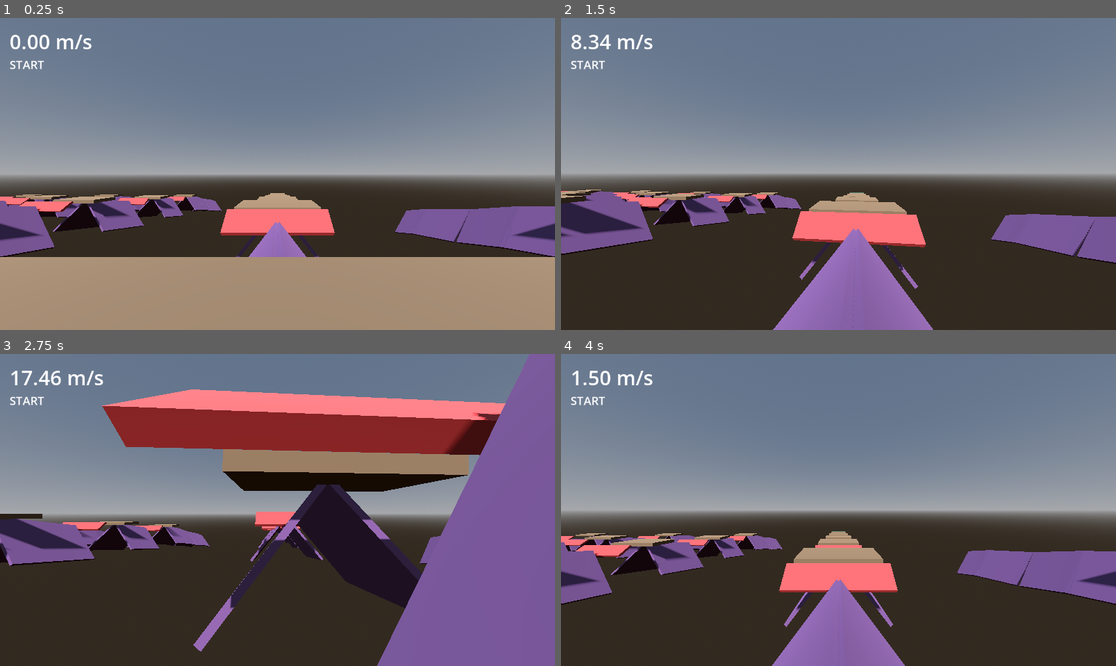
Above: before the commit, frames 1-4 (two rows, left to right).
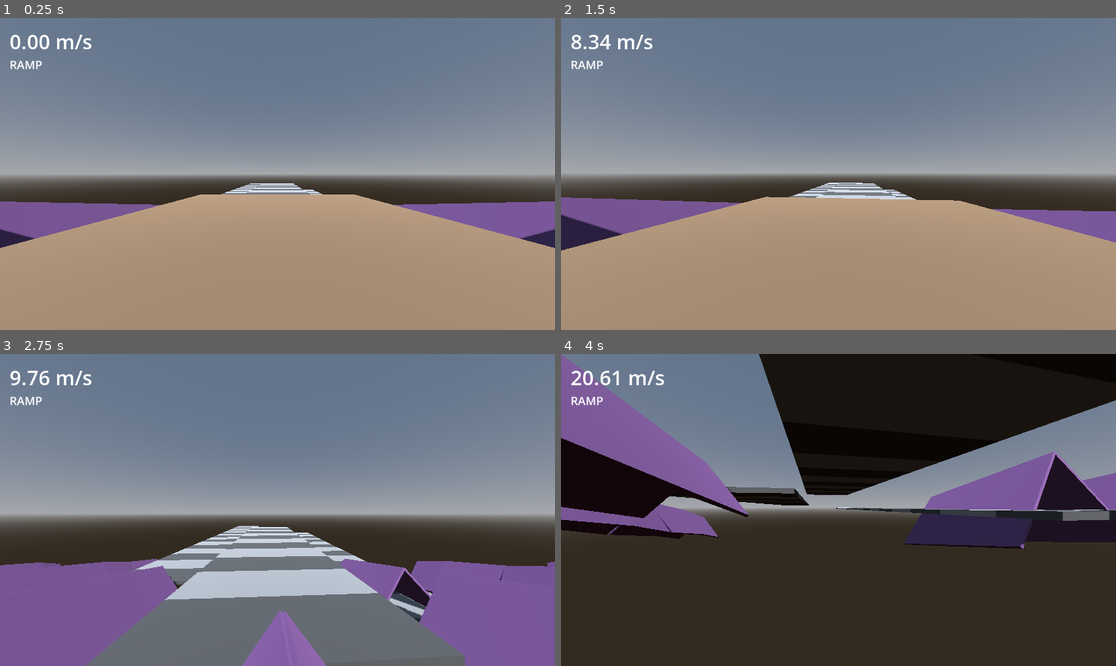
Above: after the commit, the same moments.

Repository: Crawford-Young/what-is-dark
Game: Godot game, scene res://scenes/surf_lab.tscn
Two runs of this game, one before a commit and one after it. Both use one fixed random seed, a clock stepped at 60 frames per second and the inputs below. This scene is started directly instead of the project's main scene.
Inputs (mouse positions are in pixels of both pictures, inside the frame that each line leads up to):
- Up to frame 1 (0.25 s): no input
- Up to frame 2 (1.5 s): tap Enter at 0.5 s; move the mouse to (866, 174) at 0.52 s; hold Space (jump) 0.53-1.28 s; hold W (move_forward) from 0.53 s (still down); click (866, 174) at 0.67 s; move the mouse to (810, 174) at 1.27 s; tap Q (glance) at 1.35 s
- Up to frame 3 (2.75 s): keep holding W (move_forward); tap Space (jump) at 1.52, 1.55, 1.82, 2.3 s; move the mouse to (288, 503) at 2.02 s; hold Shift from 2.03 s (still down)
- Up to frame 4 (4 s): keep holding W (move_forward); move the mouse to (832, 516) at 2.77 s; release Shift at 2.78 s; tap Alt at 2.85 s; click (832, 516) at 2.92 s; tap Space (jump) at 3.02, 3.05, 3.32 s; move the mouse to (877, 513) at 3.52 s; hold Space (jump) from 3.53 s (still down); tap Ctrl at 3.6 s

The runs differ from the first frame. In frame 1, 17% of the frame differs, in the area x 0-100%, y 13-77%; in frame 2, 40%; in frame 3, 62%, in the area x 0-100%, y 0-100%; in frame 4, 54%.

Commit message:
feat: cs-surf rework - range rig, transfer rig, kicker retirement
Surf lab redesigned from the authored 5-ramp hop chain to a
measurement-first rig set (issues #8/#10 + addendum, #12):

- Kickers removed from the lab entirely: a 42deg plate off a 12deg
  spine is a 54deg direction change retaining ~cos(54deg) ~= 0.59 of
  speed (measured 11 vs law 17 m/s). Kickers become a deliberate
  speed-kill tool for course design, never a default terminator
  (user ruling, issue #10).
- Transfers are CS-surf style: fly off the ramp end carrying full
  velocity, no jump input, land on the next ramp's face.
- Range rig: two lanes (RAMP 3.0 m drop at x=0, RAMP-L 9.9 m drop at
  x=-30), each runway + one ramp + 120/200 m striped landing field.
  Gap authoring now uses measured flight data only, never predicted
  range (three consecutive prediction models missed the ride).
- Transfer rig (XFER at x=30): two 6.0 m-drop ramps, 8.0 m gap,
  entry 2.0 m below lip, wide (half-width 10) catch ramp, catch
  floor under the gap, striped field past lip-2. Measured 24/25
  transfer success, retention ~= 1.0 at ~33 m/s (issue #12).
- Seam arrays: band lead-ins are single continuous ramps joined
  lip-to-lip (Band A 3.0 m, Band B 9.9 m -> 27.17 m/s exact), no
  kicker termination.
- Entry pads sit flush at ramp entries (issue #9 fix); N/P station
  cycling covers RAMP, RAMP-L, XFER + 12 seam stations.

Co-Authored-By: Claude Fable 5 <noreply@anthropic.com>

Diff:
--- a/scripts/surf_lab.gd
+++ b/scripts/surf_lab.gd
@@ -1,12 +1,21 @@
 extends Node3D
-## Surf lab: T3 hop-chain array -- 5 kicker-terminated ramps, each a steep-FACE
-## trough (momentum_lab.gd _ramp_pair style) descending RAMP_DROP along a
-## shallow SPINE_PITCH_DEG spine, separated by air-transfer gaps computed from
-## the T3 law so each transfer lands cleanly on the next ramp's entry pad.
+## Surf lab: a range rig (one runway, one ramp, one striped landing field) plus
+## the T2 seam-sweep arrays. The rig measures real flight distance -- the
+## player flies off the ramp's lip carrying full velocity (no kicker) and
+## reads how far they land off the field's distance stripes; a real hop
+## chain's gaps get authored from THAT measured data later, never from a
+## law-predicted range (range-rig ruling, 2026-08-02, supersedes the earlier
+## 5-ramp ballistic-transfer chain).
 ## Station cycling follows the momentum_lab pattern (there N/1/2/3, here N/P).
 ## Keys: N/P = next/previous station.
 
 ## T3 law: exit = ETA * sqrt(v_in^2 + 2 * GRAVITY * drop); GRAVITY 35.2 -> 70.4 factor.
+## Still governs every ramp's exit speed (the range rig's single ramp included) --
+## only the CHAIN geometry between ramps has changed across rulings. Kickers
+## REMOVED 2026-08-02 (feel gate): a 42deg plate off a 12deg spine is a 54deg
+## direction change, and clip retains only ~cos(54deg) ~= 0.59 of speed --
+## measured 11 vs law 17 m/s. Kickers are now a deliberate speed-kill tool for
+## future course design, never used in this lab.
 const ETA := 0.95
 const FACE_ANGLE_DEG := 51.34   # ramp face steepness (surfable: |normal.y| = cos(51.34deg) ~ 0.62,
 								 # above FLOOR_LIMIT_DEG 38 so it classifies wall, and >> RIDE_MAX_NORMAL_Y
@@ -14,20 +23,20 @@
 const SPINE_PITCH_DEG := 12.0   # along-path descent (T3: "~12 deg along-path descent")
 const RAMP_DROP := 3.0          # m vertical drop per ramp -> path = DROP / sin(12deg) = 14.43 m,
 								 # above the T3 12 m path-length design floor by construction
-const GAP_FRACTION := 0.65      # authored gap = fraction of the 0.755*h_speed ceiling, cut from
-								 # 0.85 after the 2026-08-02 hop feel gate (measured exits ~11-13 m/s h
-								 # vs law 16.94; probe-verified)
-const N_HOP_RAMPS := 5
+const BAND_B_LEADIN_DROP := 9.9 # single-ramp Band B lead-in drop (law: 0.95*sqrt(11^2+70.4*9.9)
+								 # = 27.17, replaces the old 4-ramp kicker-terminated chain)
 const FACE_FORWARD := Vector3(0.0, 0.0, -1.0)
 
-const KICKER_ANGLE_DEG := 42.0  ## same value + reasoning as momentum_lab.gd KICKER_ANGLE:
-## 4deg steeper than FLOOR_LIMIT_DEG (38, scripts/player.gd) so wall/floor classification
-## never grazes the boundary -- reused as-is, not re-tuned (that's feel-gate scope, later).
 const HALF_WIDTH := 6.0         ## hop-chain trough half-width (narrower than momentum_lab's
 ## 18 m surf run -- this is a single-line hop chain, not a wide carve field).
-const PAD_CLEARANCE := 0.5      ## entry pads sit above the ramp entry centreline (3b #15).
+const PAD_CLEARANCE := 0.5      ## entry pads sit above the ramp entry centreline (3b #15);
+## pads end FLUSH at the ramp entry (fixed 2026-08-02 -- a ramp starting at its pad's
+## CENTER buried the pad's far half under the trough's top; ramps now start at the
+## pad's far edge, jump distances unchanged, only the ramp start shifted).
 const PAD_LEN := 6.0            ## entry-pad z-length, widened 4.0 -> 6.0 at the same 2026-08-02
-## feel gate -- landing window vs void on both sides.
+## feel gate -- landing window vs void on both sides. Under CS-surf transfers every
+## runway pad is a STATION SPAWN ONLY, never a landing target -- the ballistic arc
+## clears each pad by ~3.4 m at its near edge and lands on the next ramp's trough.
 
 ## T2 seam array (R1 #23 sanctioned rig): lip-to-lip ramp seams swept across a
 ## spine-pitch delta, at two entry-speed bands. Face angle stays FACE_ANGLE_DEG
@@ -49,7 +58,7 @@
 var _probe_cluster_label := ""
 var _probe_seam_lips: Array = []  # [{"id": "A-5°#1", "pos": Vector3}, ...]
 
-var STATIONS: Array = []  ## populated by _build_hop_chain(): [{"label","spawn","face"}, ...]
+var STATIONS: Array = []  ## populated by _build_range_rig() + _build_seam_array(): [{"label","spawn","face"}, ...]
 
 @onready var _player: Player = $Player
 @onready var _speed_label: Label = $HUD/SpeedLabel
@@ -57,7 +66,8 @@
 
 
 func _ready() -> void:
-	_build_hop_chain()
+	_build_range_rig()
+	_build_transfer_lane()
 	_build_seam_array()
 	_kill_y = _lowest_geometry_y - 10.0  # recomputed from the FINAL built geometry (T1's
 	## builder rule) -- Band B's lead-in alone descends ~12 m, R1 #14.
@@ -104,107 +114,165 @@
 	_probe_tick = 0  ## DEBUG PROBE — remove before gates
 
 
-## Builds the 5-ramp hop chain per the T3 law above: each ramp's exit speed
-## feeds the next ramp as entry speed, the horizontal component of that exit
-## speed (never total speed -- parent spec 5.1 rule 1) sets the transfer gap
-## via GAP_FRACTION * 0.755 * h_i. Gaps: 8.3 / 10.3 / 11.8 / 13.0 / 14.1 m,
-## monotonic by construction (asserted below, T1 Step 1 requirement).
-func _build_hop_chain() -> void:
-	var path_len := RAMP_DROP / sin(deg_to_rad(SPINE_PITCH_DEG))
+## Range rig (replaces the 5-ramp authored chain, 2026-08-02 ruling round 4):
+## two lanes -- the standard 3.0 m ramp (station "RAMP", x=0) and a long lane
+## using the Band B lead-in drop (9.9 m, station "RAMP-L", x=-30, to
+## demonstrate max flight) -- each a runway + one ramp + an open striped
+## landing field. The player flies off the lip carrying full velocity (no
+## kicker, no authored gap) and reads their flight distance straight off the
+## stripes; a real hop chain's gaps get authored from THAT measured data
+## later, never from a law-predicted range.
+func _build_range_rig() -> void:
+	_build_range_lane(0.0, RAMP_DROP, 12, "RAMP")
+	_build_range_lane(-30.0, BAND_B_LEADIN_DROP, 20, "RAMP-L")
+
+
+## One range-rig lane: a runway + one ramp of `ramp_drop` vertical drop + a
+## striped landing field of `n_stripes` 10 m segments. Parameterized so both
+## lanes share identical construction -- only lane x, drop, and stripe count
+## differ.
+func _build_range_lane(lane_x: float, ramp_drop: float, n_stripes: int, station_label: String) -> void:
+	var start_y := 30.0
+
+	# Runway: 12 m of flush ground so the player reaches RUN_SPEED (bhop timing)
+	# before the ramp entry. Spans z=12 (spawn end) to z=0 (ramp entry, flush).
+	_add_box(Vector3(lane_x, start_y + PAD_CLEARANCE - 0.5, 6.0), Vector3(HALF_WIDTH * 2.0, 1.0, 12.0), Color(0.5, 0.4, 0.3))
+	STATIONS.append({"label": station_label, "spawn": Vector3(lane_x, start_y + 1.0, 12.0), "face": FACE_FORWARD})
+
+	# One ramp: entry flush at z=0 (the runway's far edge), lip below.
+	var path_len := ramp_drop / sin(deg_to_rad(SPINE_PITCH_DEG))
 	var horiz_span := path_len * cos(deg_to_rad(SPINE_PITCH_DEG))
-
-	var entry_speed := 11.0  # SourceMove.RUN_SPEED -- entry_1 (source_move.gd:9)
-	var gap_prev := -INF
-	var x := 0.0
-	var y := 30.0
-	var z := 0.0
-
-	STATIONS.append({"label": "START", "spawn": Vector3(x, y + 1.0, z + 2.0), "face": FACE_FORWARD})
-	_add_box(Vector3(x, y + PAD_CLEARANCE - 0.5, z + 2.0), Vector3(HALF_WIDTH * 2.0, 1.0, PAD_LEN), Color(0.5, 0.4, 0.3))
-
-	for i in range(N_HOP_RAMPS):
-		var exit_speed: float = ETA * sqrt(entry_speed * entry_speed + 70.4 * RAMP_DROP)
-		var h_speed: float = exit_speed * cos(deg_to_rad(SPINE_PITCH_DEG))
-		var gap: float = GAP_FRACTION * 0.755 * h_speed
-		assert(gap > gap_prev, "hop-chain gaps must grow monotonically (T3 law)")
-		gap_prev = gap
-
-		var peak_mid_z := z - horiz_span / 2.0
-		var peak_mid_y := y - RAMP_DROP / 2.0
-		_ramp_pair(x, peak_mid_z, FACE_ANGLE_DEG, peak_mid_y, HALF_WIDTH, path_len, SPINE_PITCH_DEG)
-
-		var low_z := z - horiz_span
-		var low_y := y - RAMP_DROP
-		_add_box_x(Vector3(x, low_y - 0.25, low_z - 1.5), Vector3(HALF_WIDTH * 2.0, 0.5, 3.0), KICKER_ANGLE_DEG, Color(0.9, 0.3, 0.3))
-
-		var pad_z := low_z - gap
-		_add_box(Vector3(x, low_y + PAD_CLEARANCE - 0.5, pad_z), Vector3(HALF_WIDTH * 2.0, 1.0, PAD_LEN), Color(0.5, 0.4, 0.3))
-		STATIONS.append({"label": "R%d" % (i + 1), "spawn": Vector3(x, low_y + 1.0, pad_z), "face": FACE_FORWARD})
-
-		entry_speed = exit_speed
-		z = pad_z
-		y = low_y
-
-	STATIONS.append({"label": "LANDING", "spawn": Vector3(x, y + 1.0, z - 4.0), "face": FACE_FORWARD})
-	_add_box(Vector3(x, y - 0.5, z - 6.0), Vector3(HALF_WIDTH * 2.0, 1.0, 12.0), Color(0.24, 0.33, 0.27))
+	var peak_mid_z := -horiz_span / 2.0
+	var peak_mid_y := start_y - ramp_drop / 2.0
+	_ramp_pair(lane_x, peak_mid_z, FACE_ANGLE_DEG, peak_mid_y, HALF_WIDTH, path_len, SPINE_PITCH_DEG)
+
+	var low_z := -horiz_span  # the lip
+	var low_y := start_y - ramp_drop
+
+	# Landing field: open, no authored gap -- n_stripes abutting 10 m stripes
+	# (alternating dark/light) so flight distance reads directly off the
+	# ground. The first stripe boundary is the lip's own z, so
+	# distance-from-lip = stripes crossed.
+	var field_drop := 4.0  # field top sits this far below the lip -- tunable, not a law
+	var field_top := low_y - field_drop
+	var stripe_len := 10.0
+	for i in range(n_stripes):
+		var stripe_center_z := low_z - i * stripe_len - stripe_len / 2.0
+		var color := Color(0.3, 0.3, 0.3) if i % 2 == 0 else Color(0.55, 0.55, 0.55)
+		_add_box(Vector3(lane_x, field_top - 0.5, stripe_center_z), Vector3(30.0, 1.0, stripe_len), color)
+
+
+## Transfer rig: measures ramp-to-ramp CS-surf momentum carry -- fly off
+## ramp-1's lip, clear an 8.0 m gap (measured min flight in this speed band is
+## 10.1 m, so the min clears), land in ramp-2's trough, ride out, and fly onto
+## an open striped range field. Station "XFER". Modeled on
+## _build_range_lane's conventions (runway top, spawn at +z end, striped
+## field, _track_lowest via every _add_box*/_ramp_pair call) but built
+## directly rather than through that helper -- the two-ramp-plus-gap shape
+## doesn't fit its single-ramp parameterization.
+func _build_transfer_lane() -> void:
+	var cx := 30.0
+	var start_y := 30.0
+	var drop := 6.0  # deepened from RAMP_DROP's 3.0 -- user feedback 2026-08-03: 3 m gave too
+	## little face time to strafe. Both transfer-rig ramps only; the range lanes keep RAMP_DROP.
+
+	# Runway: identical construction to _build_range_lane's, shifted to cx.
+	_add_box(Vector3(cx, start_y + PAD_CLEARANCE - 0.5, 6.0), Vector3(HALF_WIDTH * 2.0, 1.0, 12.0), Color(0.5, 0.4, 0.3))
+	STATIONS.append({"label": "XFER", "spawn": Vector3(cx, start_y + 1.0, 12.0), "face": FACE_FORWARD})
+
+	# Ramp-1: same construction as the RAMP lane's ramp -- entry flush at z=0.
+	var path_len := drop / sin(deg_to_rad(SPINE_PITCH_DEG))
+	var horiz_span := path_len * cos(deg_to_rad(SPINE_PITCH_DEG))
+	var peak1_mid_z := -horiz_span / 2.0
+	var peak1_mid_y := start_y - drop / 2.0
+	_ramp_pair(cx, peak1_mid_z, FACE_ANGLE_DEG, peak1_mid_y, HALF_WIDTH, path_len, SPINE_PITCH_DEG)
+
+	var lip1_z := -horiz_span              # -28.2278
+	var lip1_y := start_y - drop           # 24.0
+
+	# Gap: 8.0 m of nothing -- measured min flight in this speed band is
+	# 10.1 m, so the min clears.
+	var gap := 8.0
+	var entry2_z := lip1_z - gap           # -36.2278
+	var entry2_y := lip1_y - 2.0           # 22.0 -- user pick 2026-08-03: 4.0 read as too far down for an 8 m gap
+
+	# Ramp-2: HALF_WIDTH 10.0, not 6.0 -- measured landing-x drift from
+	# airstrafe spans ~9 m either side; the wide trough is deliberate
+	# measurement-rig latitude. _ramp_pair already takes half_width as a
+	# parameter (it does not hardcode HALF_WIDTH), so no signature change
+	# was needed to widen just this one ramp.
+	var peak2_mid_z := entry2_z - horiz_span / 2.0
+	var peak2_mid_y := entry2_y - drop / 2.0
+	_ramp_pair(cx, peak2_mid_z, FACE_ANGLE_DEG, peak2_mid_y, 10.0, path_len, SPINE_PITCH_DEG)
+
+	var lip2_z := entry2_z - horiz_span     # -64.4556
+	var lip2_y := entry2_y - drop           # 16.0
+
+	# Field: striped, same two colors as the other lanes' fields, top 4.0 m
+	# below lip-2. Spans z=[-28.2278,-184.4556] -- back under the gap and
+	# ramp-2 (so a short flight lands measurable instead of dying in void;
+	# ramp-2's plates sit at y=16-22, well above the field's y=12.0). The
+	# stripe grid is anchored on lip2_z (a boundary lands exactly there, for
+	# a distance-past-lip-2 readout), which puts one short lead-in stripe
+	# nearest the ramp and full 10 m stripes after it.
+	var field_top := lip2_y - 4.0           # 12.0
+	var stripe_len := 10.0
+	var field_near_z := lip1_z              # -28.2278
+	var field_far_z := lip2_z - 120.0       # -184.4556, 12 full stripes past lip-2
+
+	var boundaries: Array[float] = [field_near_z]
+	var k: int = floori((field_near_z - lip2_z) / stripe_len)
+	var b: float = lip2_z + stripe_len * k
+	while b > field_far_z + 0.001:
+		boundaries.append(b)
+		b -= stripe_len
+	boundaries.append(field_far_z)
+
+	for i in range(boundaries.size() - 1):
+		var seg_len: float = boundaries[i] - boundaries[i + 1]
+		var seg_center_z: float = (boundaries[i] + boundaries[i + 1]) / 2.0
+		var color := Color(0.3, 0.3, 0.3) if i % 2 == 0 else Color(0.55, 0.55, 0.55)
+		_add_box(Vector3(cx, field_top - 0.5, seg_center_z), Vector3(30.0, 1.0, seg_len), color)
 
 
 ## T2 seam array: builds both bands' six angle clusters. Each cluster is its
-## own entry pad + standard-T1-style lead-in (kicker-terminated, computed gap)
-## feeding a lip-to-lip Δ-cluster -- no gaps once the seam sweep starts, that's
-## the whole point of the rig. Station labels: "A-5°".."A-30°", "B-5°".."B-30°".
+## own entry pad + ONE continuous lead-in ramp joined lip-to-lip into the
+## Δ-cluster (CS-surf rework, 2026-08-02 -- no kicker, no gap, no pad between
+## the lead-in and the cluster's first seam). Station labels: "A-5°".."A-30°",
+## "B-5°".."B-30°".
 func _build_seam_array() -> void:
 	for j in range(SEAM_DELTAS_DEG.size()):
-		_build_band_cluster("A", BAND_A_ENTRY_X + j * CLUSTER_X_SPACING, SEAM_DELTAS_DEG[j], 1)
+		_build_band_cluster("A", BAND_A_ENTRY_X + j * CLUSTER_X_SPACING, SEAM_DELTAS_DEG[j], RAMP_DROP)
 	for j in range(SEAM_DELTAS_DEG.size()):
-		_build_band_cluster("B", BAND_B_ENTRY_X - j * CLUSTER_X_SPACING, SEAM_DELTAS_DEG[j], 4)
-
-
-## One band+angle cluster: entry pad, `lead_in_count` standard T1 ramps (1 for
-## Band A's exit-17.31 lead-in, 4 for Band B's exit-27.17 lead-in), then the
-## lip-shared Δ-cluster fed by the lead-in's final exit speed.
-func _build_band_cluster(label_prefix: String, x: float, delta_deg: float, lead_in_count: int) -> void:
+		_build_band_cluster("B", BAND_B_ENTRY_X - j * CLUSTER_X_SPACING, SEAM_DELTAS_DEG[j], BAND_B_LEADIN_DROP)
+
+
+## One band+angle cluster: entry pad, then a single lead-in ramp of
+## `lead_in_drop` vertical drop (RAMP_DROP=3.0 for Band A's exit-17.31 lead-in,
+## BAND_B_LEADIN_DROP=9.9 for Band B's exit-27.17 lead-in), same face angle and
+## 12deg spine pitch as every other ramp. The lead-in's low end IS the
+## cluster's first lip -- no gap, no pad, no kicker between them.
+func _build_band_cluster(label_prefix: String, x: float, delta_deg: float, lead_in_drop: float) -> void:
 	var y := 30.0
 	var z := 0.0
 	var entry_speed := 11.0  # SourceMove.RUN_SPEED -- entry_1 (source_move.gd:9)
 
 	STATIONS.append({"label": "%s-%d°" % [label_prefix, int(delta_deg)], "spawn": Vector3(x, y + 1.0, z + 2.0), "face": FACE_FORWARD})
 	_add_box(Vector3(x, y + PAD_CLEARANCE - 0.5, z + 2.0), Vector3(HALF_WIDTH * 2.0, 1.0, PAD_LEN), Color(0.5, 0.4, 0.3))
-
-	for _i in range(lead_in_count):
-		var result := _build_lead_in_ramp(x, y, z, entry_speed)
-		z = result["z"]
-		y = result["y"]
-		entry_speed = result["exit_speed"]
+	z += 2.0 - PAD_LEN / 2.0  # lead-in ramp starts at the entry pad's far edge, not its centre
+
+	var path_len := lead_in_drop / sin(deg_to_rad(SPINE_PITCH_DEG))
+	var horiz_span := path_len * cos(deg_to_rad(SPINE_PITCH_DEG))
+	var peak_mid_z := z - horiz_span / 2.0
+	var peak_mid_y := y - lead_in_drop / 2.0
+	_ramp_pair(x, peak_mid_z, FACE_ANGLE_DEG, peak_mid_y, HALF_WIDTH, path_len, SPINE_PITCH_DEG)
+
+	var low_z := z - horiz_span
+	var low_y := y - lead_in_drop
+	var exit_speed: float = ETA * sqrt(entry_speed * entry_speed + 70.4 * lead_in_drop)
 
 	_probe_cluster_label = "%s-%d°" % [label_prefix, int(delta_deg)]  ## DEBUG PROBE — remove before gates
-	_build_seam_cluster(x, y, z, entry_speed, delta_deg)
-
-
-## A single standard T1 ramp: pitch SPINE_PITCH_DEG, drop RAMP_DROP, face
-## FACE_ANGLE_DEG, kicker-terminated, T3-law computed gap onto a landing pad.
-## Same construction as _build_hop_chain()'s loop body, kept as its own
-## function here rather than refactored into T1's tested loop (T2 modifies
-## this file only to ADD the seam array, not to alter T1's built geometry).
-func _build_lead_in_ramp(x: float, y: float, z: float, entry_speed: float) -> Dictionary:
-	var path_len := RAMP_DROP / sin(deg_to_rad(SPINE_PITCH_DEG))
-	var horiz_span := path_len * cos(deg_to_rad(SPINE_PITCH_DEG))
-	var exit_speed: float = ETA * sqrt(entry_speed * entry_speed + 70.4 * RAMP_DROP)
-	var h_speed: float = exit_speed * cos(deg_to_rad(SPINE_PITCH_DEG))
-	var gap: float = GAP_FRACTION * 0.755 * h_speed
-
-	var peak_mid_z := z - horiz_span / 2.0
-	var peak_mid_y := y - RAMP_DROP / 2.0
-	_ramp_pair(x, peak_mid_z, FACE_ANGLE_DEG, peak_mid_y, HALF_WIDTH, path_len, SPINE_PITCH_DEG)
-
-	var low_z := z - horiz_span
-	var low_y := y - RAMP_DROP
-	_add_box_x(Vector3(x, low_y - 0.25, low_z - 1.5), Vector3(HALF_WIDTH * 2.0, 0.5, 3.0), KICKER_ANGLE_DEG, Color(0.9, 0.3, 0.3))
-
-	var pad_z := low_z - gap
-	_add_box(Vector3(x, low_y + PAD_CLEARANCE - 0.5, pad_z), Vector3(HALF_WIDTH * 2.0, 1.0, PAD_LEN), Color(0.5, 0.4, 0.3))
-
-	return {"z": pad_z, "y": low_y, "exit_speed": exit_speed}
+	_build_seam_cluster(x, low_y, low_z, exit_speed, delta_deg)
 
 
 ## The measurement rig itself (R1 #23 sanctioned exemption): 4 ramps sharing
@@ -248,27 +316,6 @@
 			-pitch_deg, -side * angle_deg, Color(0.45, 0.3, 0.5))
 
 
-func _add_box_x(pos: Vector3, size: Vector3, rot_x_deg: float, color: Color) -> void:
-	var body := StaticBody3D.new()
-	body.position = pos
-	body.rotation.x = deg_to_rad(rot_x_deg)
-	var col := CollisionShape3D.new()
-	var shape := BoxShape3D.new()
-	shape.size = size
-	col.shape = shape
-	body.add_child(col)
-	var mesh := MeshInstance3D.new()
-	var box := BoxMesh.new()
-	box.size = size
-	var mat := StandardMaterial3D.new()
-	mat.albedo_color = color
-	box.material = mat
-	mesh.mesh = box
-	body.add_child(mesh)
-	$Geometry.add_child(body)
-	_track_lowest(pos.y - size.y / 2.0)
-
-
 func _add_box_xz(pos: Vector3, size: Vector3, rot_x_deg: float, rot_z_deg: float, color: Color) -> void:
 	var body := StaticBody3D.new()
 	body.position = pos
